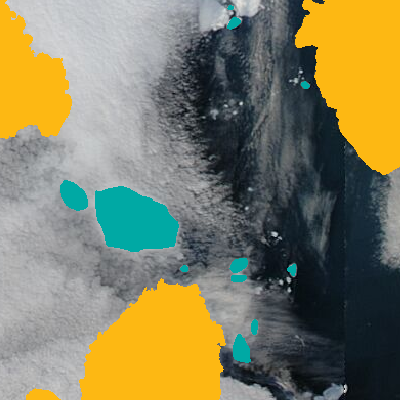
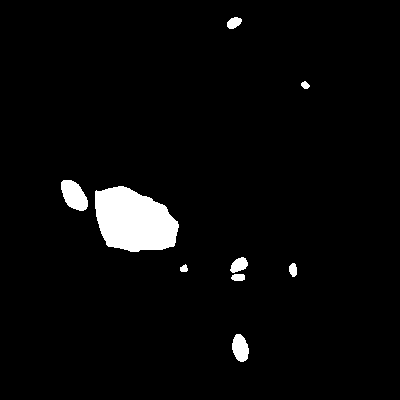
Two versions of the same layered image (400x400). Layer-by-layer changes:
renamed "ice floes" to "Layer 3", showed it, painted on it over [left=0, top=0, right=400, bottom=400]
painted on "ice floes" over [left=60, top=5, right=297, bottom=363]
